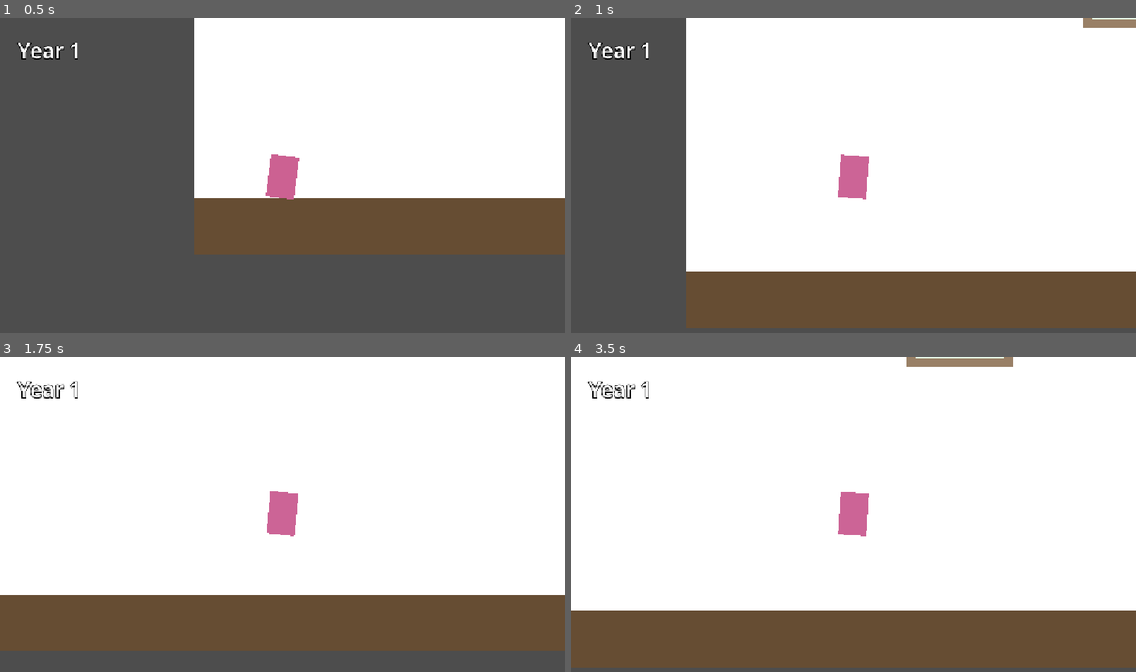
Above: before the commit, frames 1-4 (two rows, left to right).
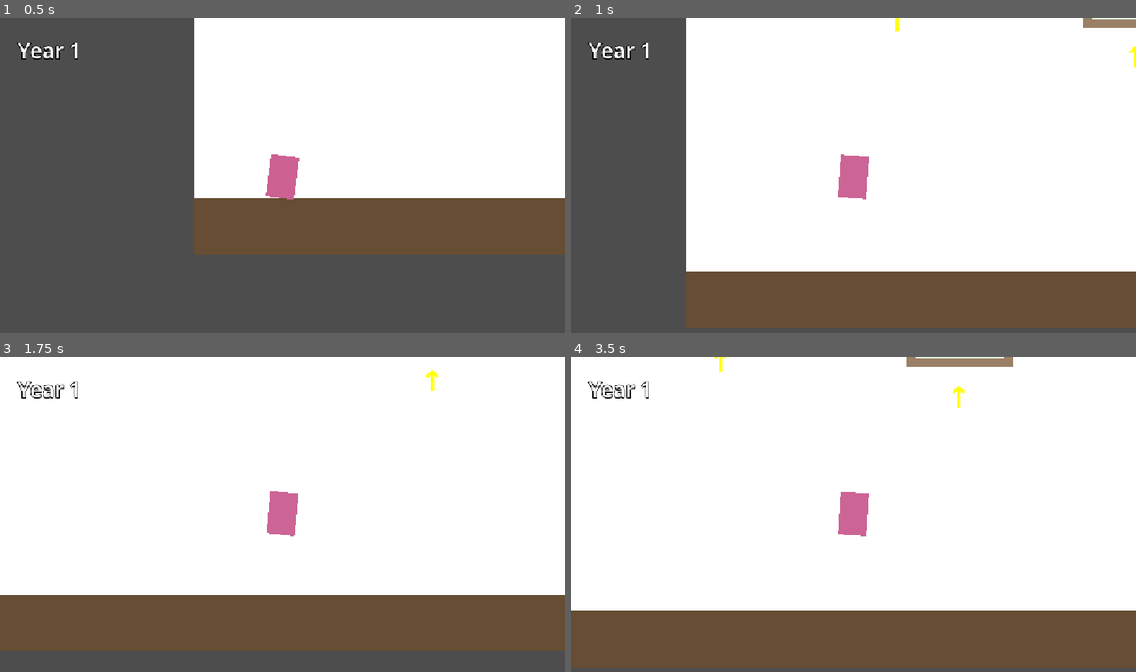
Above: after the commit, the same moments.

Repository: lasse-byte/anniversary-game
Game: Godot game, scene res://main.tscn
The game is run twice, just before and just after one commit, with the same random seed, the same clock (stepped at 60 frames per second) and the same inputs.
Inputs:
- Up to frame 1 (0.5 s): no input
- Up to frame 2 (1 s): tap Enter (ui_accept) at 0.5, 0.77 s; hold D (move_right) from 0.53 s (still down)
- Up to frame 3 (1.75 s): keep holding D (move_right); tap Enter (ui_accept) at 1.52 s
- Up to frame 4 (3.5 s): release D (move_right) at 2.03 s; hold A (move_left) 2.03-2.78 s; hold D (move_right) from 2.78 s (still down); tap Enter (ui_accept) at 3.02 s

Frame 1 is identical in both runs. In frame 2, less than 0.1% of the frame differs, in the area x 56-100%, y 0-16%; in frame 3, less than 0.1%; in frame 4, 0.1%, in the area x 25-70%, y 0-17%.

Commit message:
Make arrows always visible for debugging and fix arrow positioning
Co-authored-by: lasse-byte <257569380+lasse-byte@users.noreply.github.com>

Diff:
--- a/picture_frame.gd
+++ b/picture_frame.gd
@@ -9,13 +9,17 @@
 	if not up_arrow:
 		push_error("UpArrow node not found!")
 	else:
-		print("UpArrow found at position: ", up_arrow.position, " visible: ", up_arrow.visible)
+		print("Frame: ", name, " - UpArrow found at global pos: ", up_arrow.global_position, " visible: ", up_arrow.visible)
+		print("  offset_left: ", up_arrow.offset_left, " offset_top: ", up_arrow.offset_top)
 
 	var detection_area = $DetectionArea
 	if not detection_area:
 		push_error("DetectionArea not found!")
 	else:
-		print("DetectionArea found at position: ", detection_area.position)
+		print("Frame: ", name, " - DetectionArea at global pos: ", detection_area.global_position)
+		print("  local position: ", detection_area.position)
+
+	print("Frame: ", name, " - Frame global position: ", global_position, " size: ", size)
 
 	# Check if Picture node has a Sprite2D child for custom texture
 	var sprite = picture.get_node_or_null("Sprite2D")
@@ -69,8 +73,10 @@
 
 	# Reposition arrow and detection area
 	if up_arrow:
-		up_arrow.position.x = size.x / 2 - 20
-		up_arrow.position.y = size.y + 10
+		up_arrow.offset_left = size.x / 2 - 20
+		up_arrow.offset_right = size.x / 2 + 20
+		up_arrow.offset_top = size.y + 10
+		up_arrow.offset_bottom = size.y + 40
 
 	var detection_area = $DetectionArea
 	if detection_area:
--- a/picture_frame.tscn
+++ b/picture_frame.tscn
@@ -52,11 +52,12 @@
 shape = SubResource("RectangleShape2D_detect")
 
 [node name="UpArrow" type="Label" parent="."]
-visible = false
+visible = true
 offset_left = 40.0
 offset_top = 170.0
 offset_right = 80.0
 offset_bottom = 200.0
+theme_override_colors/font_color = Color(1, 1, 0, 1)
 theme_override_font_sizes/font_size = 32
 text = "↑"
 horizontal_alignment = 1
